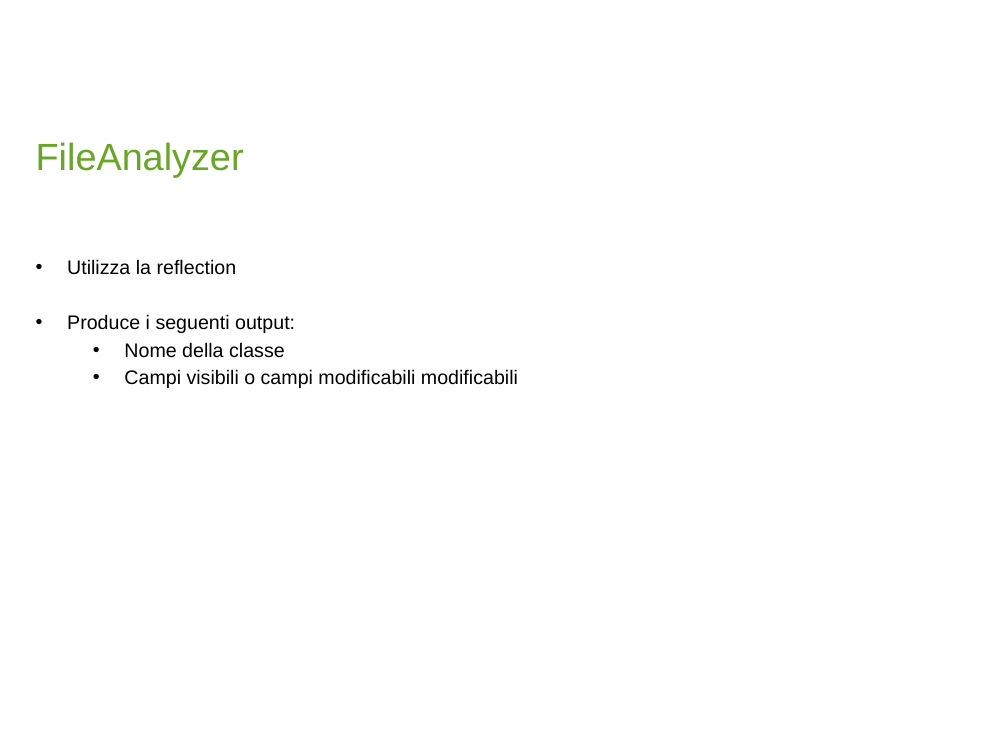
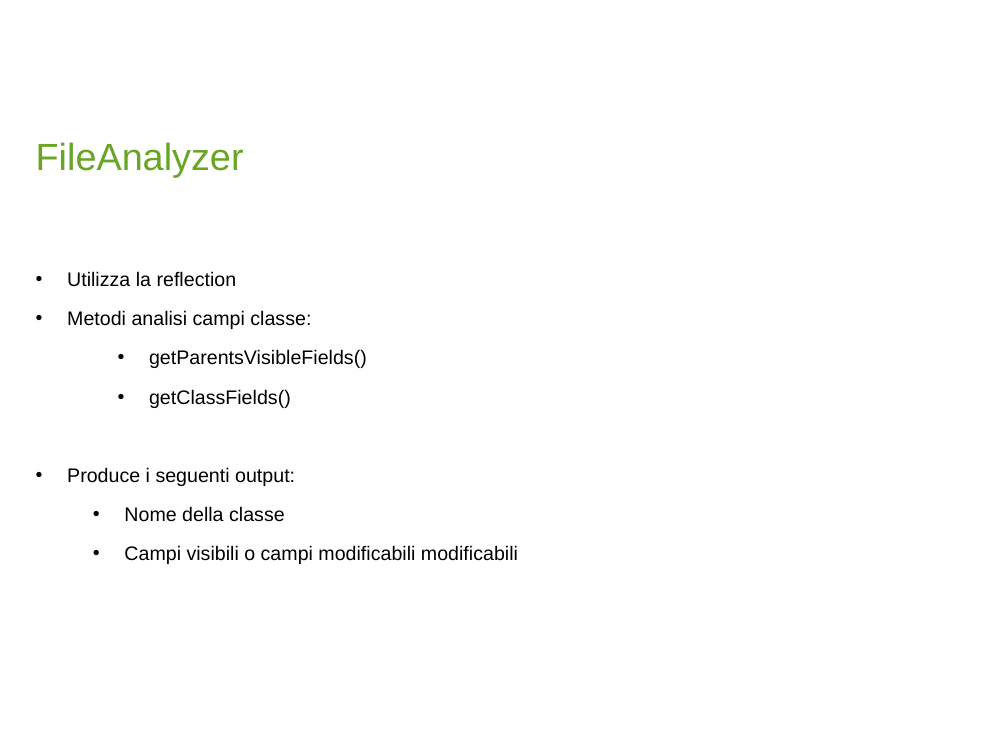
Before and after one commit to beffabryan/nerd4J-vscode-extension, a slide deck: slide 5 of pres_beffa.pptx (slide 6 before the commit). Drawn at 1008x756 pixels with LibreOffice and Linux fonts; fonts in the diff are those of the drawing; background and template pictures are left out. Boxes give left, top, right and bottom in pixels: in the first picture for what was removed or moved away, otherwise in the second. Text is boxed around its words. In the diff, an @@ line names an element or a change of style, - is before the commit and + after.

```diff
--- a/pres_beffa.pptx
+++ b/pres_beffa.pptx
@@ text at <box>67,271,518,564</box>: line spacing 1 to 1.5 @@
@@ text at <box>67,310,367,408</box>: paragraphs added @@
+• Metodi analisi campi classe:
+  • getParentsVisibleFields()
+  • getClassFields()
```
Also in this commit, not shown: 2 other slides changed, 1 slide removed, 3 other files.
